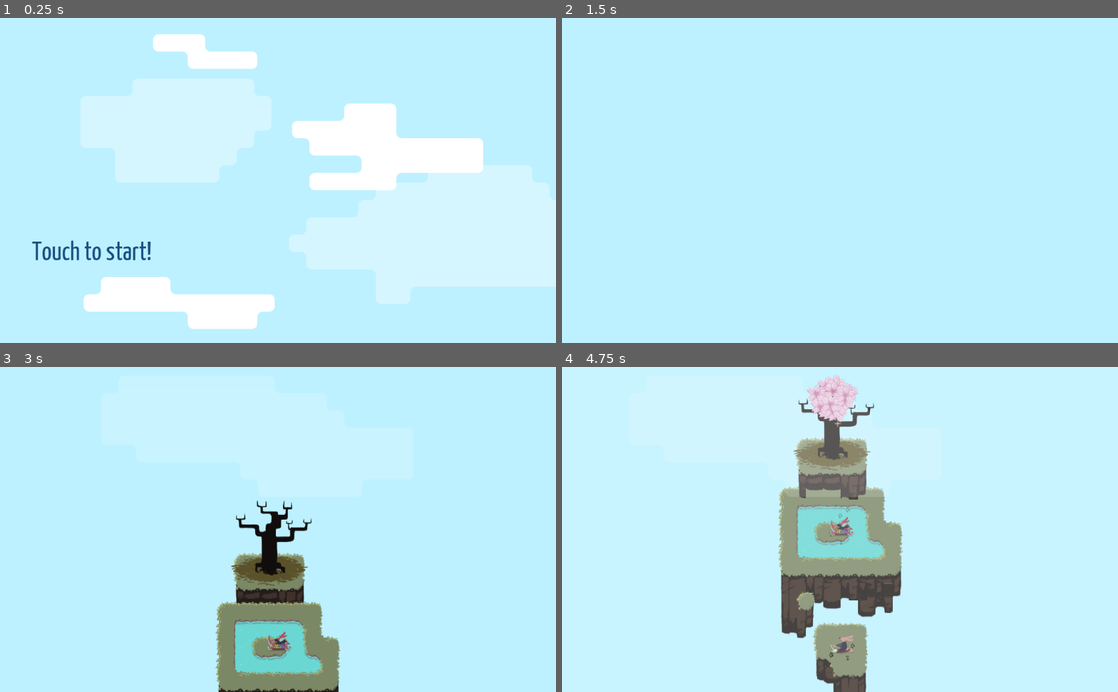
Above: before the commit, frames 1-4 (two rows, left to right).
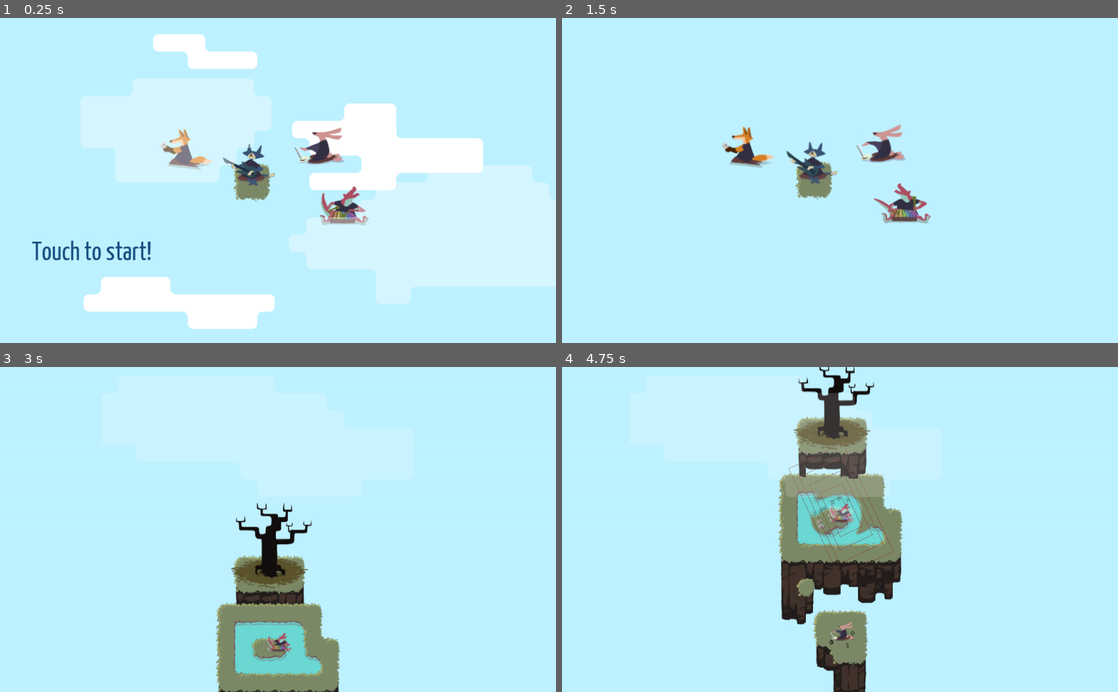
Above: after the commit, the same moments.

Repository: uspgamedev/skyjammers
Game: Godot game, scene res://menus/title/main.tscn
Same seed, same stepped clock (60 frames per second), same inputs: the game is played once before the commit and once after it. Sound files missing from this copy of the repository are replaced by a short silence.
Inputs:
- Up to frame 1 (0.25 s): no input
- Up to frame 2 (1.5 s): hold Space (action_play) 0.53-1.28 s; tap Space (action_play) at 1.35 s
- Up to frame 3 (3 s): tap Enter at 2 s; hold Space (action_play) 2.03-2.75 s; click "0" at 2.75 s
- Up to frame 4 (4.75 s): tap Space (action_play) at 3.6 s; hold Space (action_play) from 4.28 s (still down)

The runs differ from the first frame. In frame 1, 2.4% of the frame differs, in the area x 28-67%, y 33-64%; in frame 2, 2.4%; in frame 3, 2.0%; in frame 4, 14%, in the area x 38-62%, y 0-100%.

Commit message:
Skeleton for title scene

Diff:
--- a/game/menus/title/main.tscn
+++ b/game/menus/title/main.tscn
@@ -1,8 +1,13 @@
-[gd_scene load_steps=6 format=2]
+[gd_scene load_steps=15 format=2]
 
 [ext_resource path="res://clouds/cloudBG.tscn" type="PackedScene" id=1]
-[ext_resource path="res://clouds/Cloud.tscn" type="PackedScene" id=2]
-[ext_resource path="res://menus/theme.tres" type="Theme" id=3]
+[ext_resource path="res://islands/Island.tscn" type="PackedScene" id=2]
+[ext_resource path="res://Instruments/Bass/cat-bass.png" type="Texture" id=3]
+[ext_resource path="res://Instruments/GameBoy/fox-gameboi.png" type="Texture" id=4]
+[ext_resource path="res://Instruments/Theremin/bunny-theremin.png" type="Texture" id=5]
+[ext_resource path="res://Instruments/Xylophone/croc-xylo.png" type="Texture" id=6]
+[ext_resource path="res://clouds/Cloud.tscn" type="PackedScene" id=7]
+[ext_resource path="res://menus/theme.tres" type="Theme" id=8]
 
 [sub_resource type="GDScript" id=1]
 
@@ -37,6 +42,82 @@
 func _process(delta):
 	self.scroll_offset.x += 100*delta"
 
+[sub_resource type="Animation" id=3]
+
+resource_name = "play"
+length = 0.6
+loop = true
+step = 0.3
+tracks/0/type = "value"
+tracks/0/path = NodePath(".:frame")
+tracks/0/interp = 1
+tracks/0/loop_wrap = true
+tracks/0/imported = false
+tracks/0/enabled = true
+tracks/0/keys = {
+"times": PoolRealArray( 0, 0.3 ),
+"transitions": PoolRealArray( 1, 1 ),
+"update": 1,
+"values": [ 0, 1 ]
+}
+
+[sub_resource type="Animation" id=4]
+
+resource_name = "play"
+length = 0.6
+loop = true
+step = 0.3
+tracks/0/type = "value"
+tracks/0/path = NodePath(".:frame")
+tracks/0/interp = 1
+tracks/0/loop_wrap = true
+tracks/0/imported = false
+tracks/0/enabled = true
+tracks/0/keys = {
+"times": PoolRealArray( 0, 0.3 ),
+"transitions": PoolRealArray( 1, 1 ),
+"update": 1,
+"values": [ 0, 1 ]
+}
+
+[sub_resource type="Animation" id=5]
+
+resource_name = "play"
+length = 0.6
+loop = true
+step = 0.3
+tracks/0/type = "value"
+tracks/0/path = NodePath(".:frame")
+tracks/0/interp = 1
+tracks/0/loop_wrap = true
+tracks/0/imported = false
+tracks/0/enabled = true
+tracks/0/keys = {
+"times": PoolRealArray( 0, 0.3 ),
+"transitions": PoolRealArray( 1, 1 ),
+"update": 1,
+"values": [ 0, 1 ]
+}
+
+[sub_resource type="Animation" id=6]
+
+resource_name = "play"
+length = 0.6
+loop = true
+step = 0.3
+tracks/0/type = "value"
+tracks/0/path = NodePath(".:frame")
+tracks/0/interp = 1
+tracks/0/loop_wrap = true
+tracks/0/imported = false
+tracks/0/enabled = true
+tracks/0/keys = {
+"times": PoolRealArray( 0, 0.3 ),
+"transitions": PoolRealArray( 1, 1 ),
+"update": 1,
+"values": [ 0, 1 ]
+}
+
 [node name="Title" type="Node2D" index="0"]
 
 script = SubResource( 1 )
@@ -48,14 +129,98 @@
 [node name="ParallaxLayer" parent="ParallaxBackground" index="0"]
 
 motion_mirroring = Vector2( 900, 0 )
-_sections_unfolded = [ "Motion", "Transform", "Z Index" ]
+_sections_unfolded = [ "Material", "Motion", "Transform", "Visibility", "Z Index" ]
 
 [node name="Cloud" parent="ParallaxBackground/ParallaxLayer" index="0"]
 
 position = Vector2( 630, 270 )
 tile_data = PoolIntArray( -458764, 0, 0, -458763, 1, 0, -458762, 1, 0, -458761, 2, 0, -393228, 6, 0, -393227, 7, 0, -39 …(1309 unchanged characters)…
 
-[node name="ParallaxLayer2" type="ParallaxLayer" parent="ParallaxBackground" index="1"]
+[node name="Island" parent="ParallaxBackground" index="1" instance=ExtResource( 2 )]
+
+tile_data = PoolIntArray( 524301, 0, 0, 524302, 1, 0, 524303, 3, 0, 589837, 4, 0, 589838, 5, 0, 589839, 7, 0, 655373, 12, 0, 655374, 14, 0, 655375, 15, 0 )
+
+[node name="Sprite" type="Sprite" parent="ParallaxBackground/Island" index="2"]
+
+position = Vector2( 460, 273 )
+texture = ExtResource( 3 )
+hframes = 2
+frame = 1
+_sections_unfolded = [ "Animation" ]
+
+[node name="AnimationPlayer" type="AnimationPlayer" parent="ParallaxBackground/Island/Sprite" index="0"]
+
+root_node = NodePath("..")
+autoplay = "play"
+playback_process_mode = 1
+playback_default_blend_time = 0.0
+playback_speed = 1.0
+anims/play = SubResource( 3 )
+blend_times = [  ]
+autoplay = "play"
+_sections_unfolded = [ "Playback Options" ]
+
+[node name="Sprite2" type="Sprite" parent="ParallaxBackground/Island" index="3"]
+
+position = Vector2( 340, 243 )
+texture = ExtResource( 4 )
+hframes = 2
+frame = 1
+_sections_unfolded = [ "Animation" ]
+
+[node name="AnimationPlayer" type="AnimationPlayer" parent="ParallaxBackground/Island/Sprite2" index="0"]
+
+root_node = NodePath("..")
+autoplay = "play"
+playback_process_mode = 1
+playback_default_blend_time = 0.0
+playback_speed = 1.0
+anims/play = SubResource( 4 )
+blend_times = [  ]
+autoplay = "play"
+_sections_unfolded = [ "Playback Options" ]
+
+[node name="Sprite3" type="Sprite" parent="ParallaxBackground/Island" index="4"]
+
+position = Vector2( 588, 237 )
+texture = ExtResource( 5 )
+hframes = 2
+frame = 1
+_sections_unfolded = [ "Animation" ]
+
+[node name="AnimationPlayer" type="AnimationPlayer" parent="ParallaxBackground/Island/Sprite3" index="0"]
+
+root_node = NodePath("..")
+autoplay = "play"
+playback_process_mode = 1
+playback_default_blend_time = 0.0
+playback_speed = 1.0
+anims/play = SubResource( 5 )
+blend_times = [  ]
+autoplay = "play"
+_sections_unfolded = [ "Playback Options" ]
+
+[node name="Sprite4" type="Sprite" parent="ParallaxBackground/Island" index="5"]
+
+position = Vector2( 630, 348 )
+texture = ExtResource( 6 )
+hframes = 2
+frame = 1
+_sections_unfolded = [ "Animation" ]
+
+[node name="AnimationPlayer" type="AnimationPlayer" parent="ParallaxBackground/Island/Sprite4" index="0"]
+
+root_node = NodePath("..")
+autoplay = "play"
+playback_process_mode = 1
+playback_default_blend_time = 0.0
+playback_speed = 1.0
+anims/play = SubResource( 6 )
+blend_times = [  ]
+autoplay = "play"
+_sections_unfolded = [ "Playback Options" ]
+
+[node name="ParallaxLayer2" type="ParallaxLayer" parent="ParallaxBackground" index="2"]
 
 modulate = Color( 1, 1, 1, 0.364627 )
 z_index = 100
@@ -63,9 +228,9 @@
 motion_scale = Vector2( 4, 4 )
 motion_offset = Vector2( 0, 0 )
 motion_mirroring = Vector2( 1200, 0 )
-_sections_unfolded = [ "Material", "Motion", "Visibility" ]
-
-[node name="Cloud" parent="ParallaxBackground/ParallaxLayer2" index="0" instance=ExtResource( 2 )]
+_sections_unfolded = [ "Material", "Motion", "Transform", "Visibility", "Z Index" ]
+
+[node name="Cloud" parent="ParallaxBackground/ParallaxLayer2" index="0" instance=ExtResource( 7 )]
 
 tile_data = PoolIntArray( 196612, 0, 0, 196613, 1, 0, 196614, 1, 0, 196615, 1, 0, 196616, 1, 0, 196617, 1, 0, 196618, 1 …(2609 unchanged characters)…
 
@@ -104,3 +269,4 @@
 
 
 [editable path="ParallaxBackground"]
+[editable path="ParallaxBackground/Island"]
Not shown: 1 places in game/menus/title/main.tscn that only renumber resources
